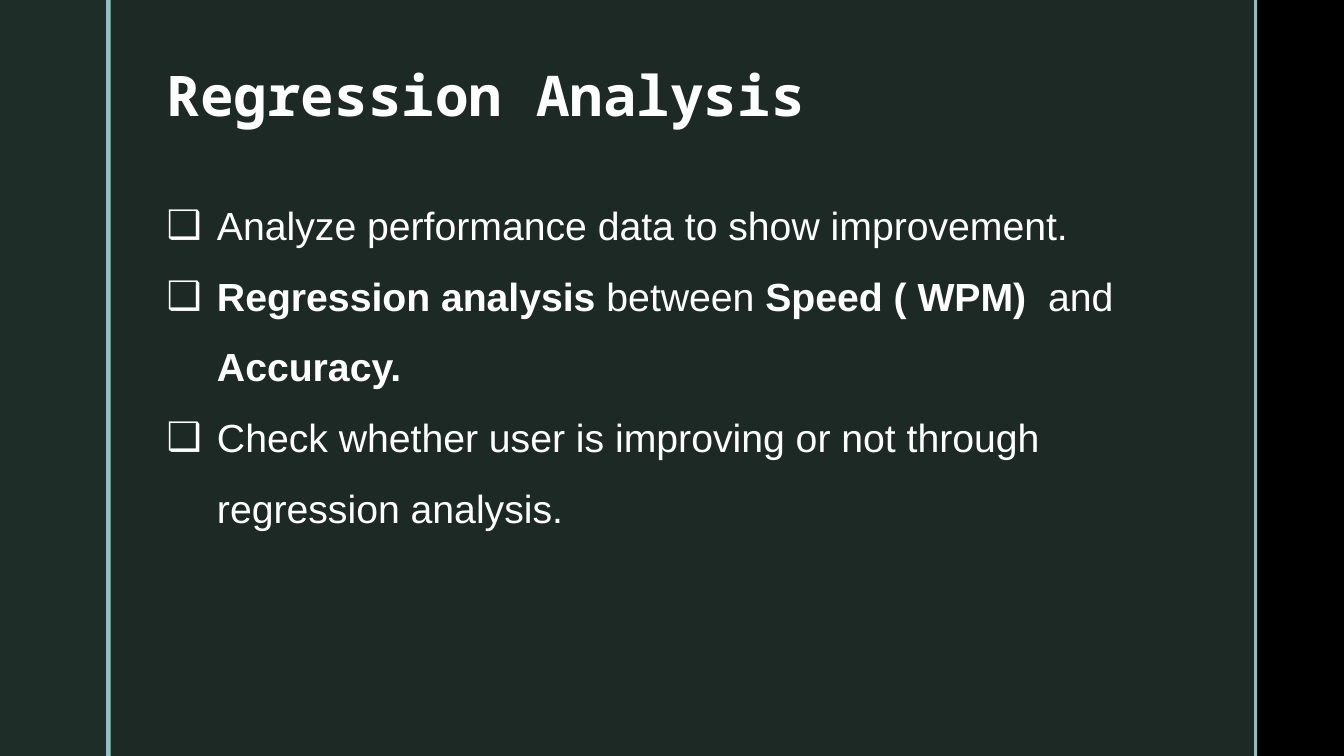
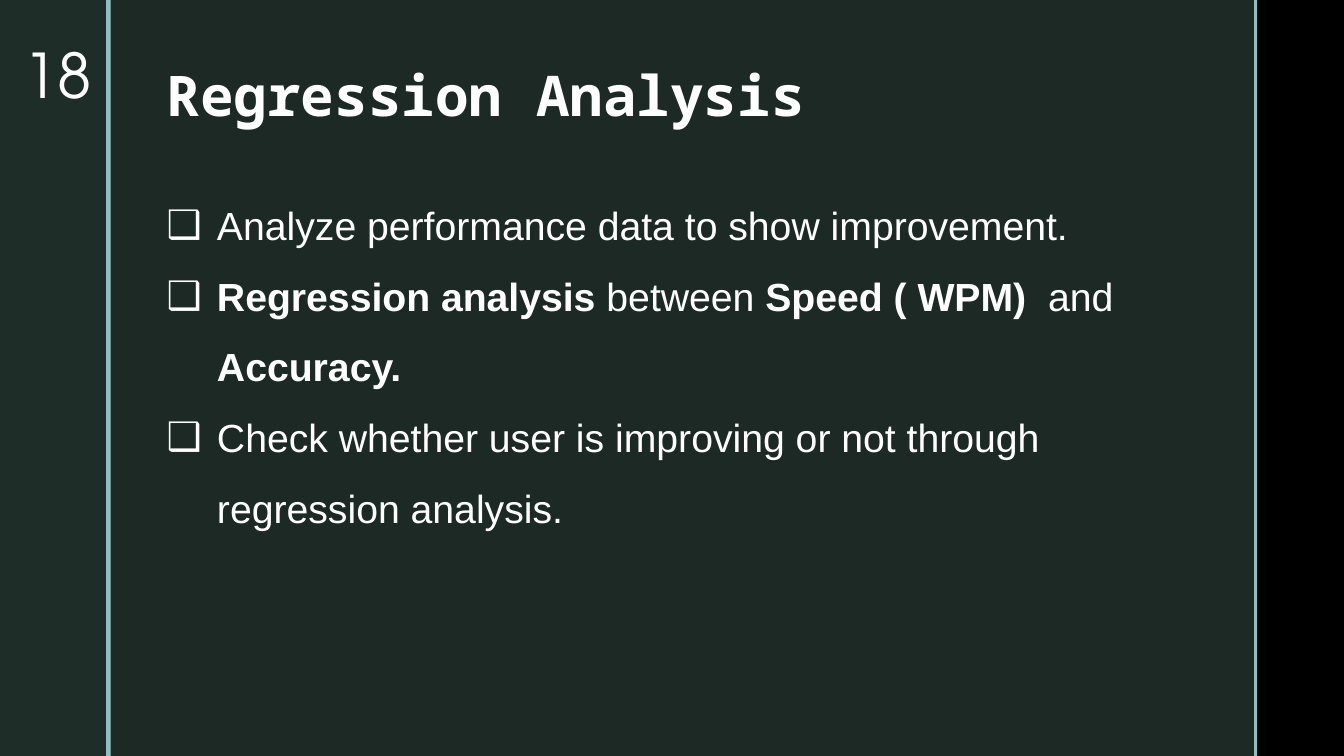
Before and after one commit to CodeWithIsmail/SPL-1, a slide deck: slide 18 of Mid Presentation 1433.pptx. Drawn at 1344x756 pixels with LibreOffice and Linux fonts; fonts in the diff are those of the drawing; background and template pictures are left out. Boxes give left, top, right and bottom in pixels: in the first picture for what was removed or moved away, otherwise in the second. Text is boxed around its words. In the diff, an @@ line names an element or a change of style, - is before the commit and + after.

```diff
--- a/Mid Presentation 1433.pptx
+++ b/Mid Presentation 1433.pptx
@@ text added at (x1=23, y1=51, x2=91, y2=99), 44 pt, text #FFFFFF @@
+18
```
Also in this commit, not shown: 19 other slides changed, 36 other files.
